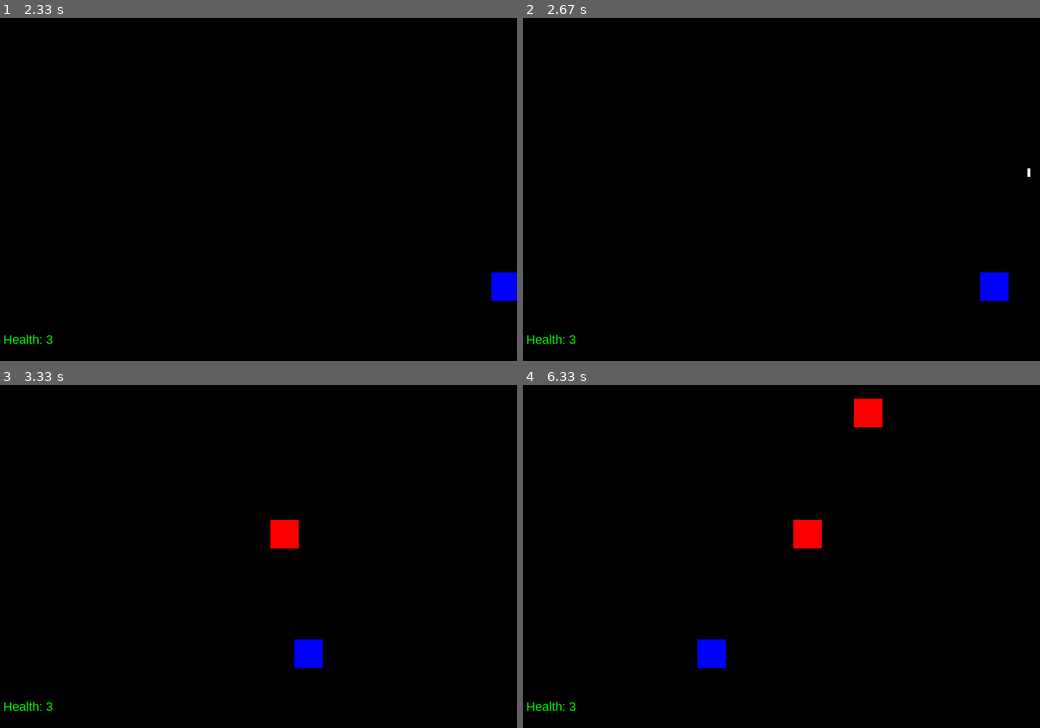
Above: before the commit, frames 1-4 (two rows, left to right).
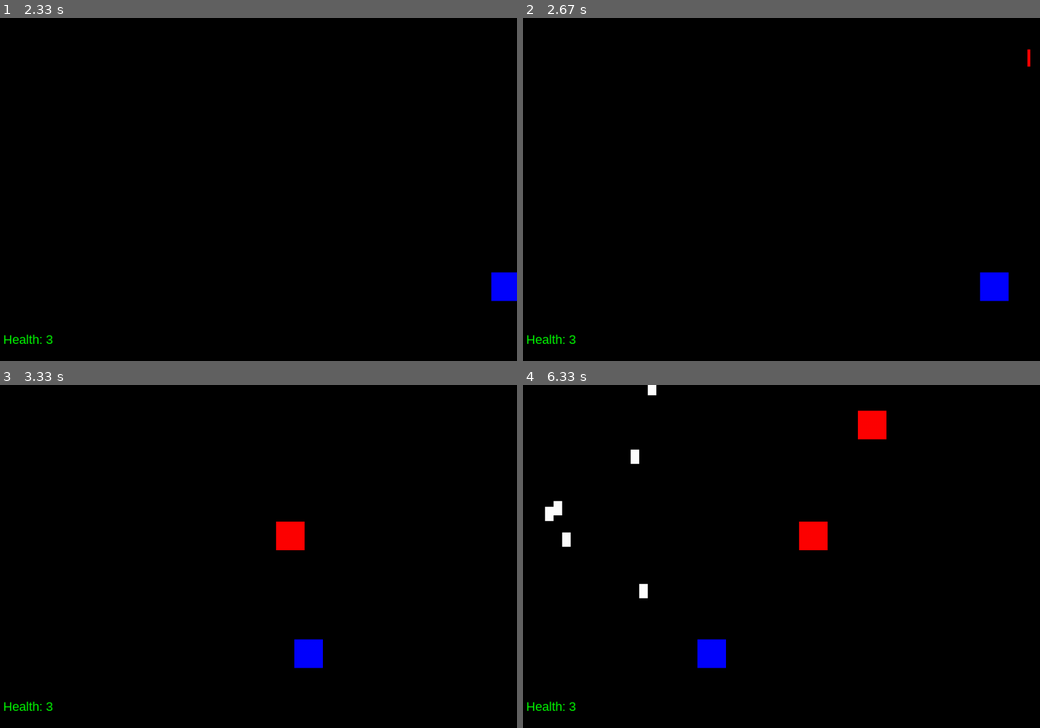
Above: after the commit, the same moments.

Repository: RuiSantinoFernandes/Joystik-Senior-Design
Game: pygame game, started from Starships/Starships.py
Two runs of this game, one before a commit and one after it. Both use one fixed random seed, a clock stepped at 60 frames per second and the inputs below.
Inputs:
- Up to frame 1 (2.33 s): hold Space 0.33-0.8 s; hold Right 0.33-0.8 s; tap Enter at 0.83 s; hold Right 1.17-1.63 s; hold Up 1.67-1.97 s; hold Right from 2 s (still down)
- Up to frame 2 (2.67 s): release Right at 2.47 s; hold Space from 2.5 s (still down); hold Left from 2.5 s (still down)
- Up to frame 3 (3.33 s): release Space at 3.03 s; release Left at 3.03 s; hold Left from 3.07 s (still down)
- Up to frame 4 (6.33 s): release Left at 3.6 s; hold Down 3.63-3.93 s; hold Enter 3.97-4.37 s; hold Left 3.97-4.37 s; tap Space at 4.4, 4.8, 5.1, 5.23, 5.63, 5.93 s; hold Left 4.73-5.13 s; hold Up 5.17-5.53 s; hold Right 5.57-6.2 s; tap Enter at 6.23 s

Frame 1 is identical in both runs. In frame 2, less than 0.1% of the frame differs, in the area x 97-99%, y 9-47%; in frame 3, 0.3%; in frame 4, 1.2%, in the area x 4-71%, y 0-63%.

Commit message:
adding different types of enemies and projectile sounds

Diff:
--- a/Starships/Classes.py
+++ b/Starships/Classes.py
@@ -5,9 +5,11 @@
 #creating colors
 BLUE = (0, 0, 255)
 RED = (255, 0, 0)
+PINK = (255, 192, 203)
 GREEN = (0, 255, 0)
 BLACK = (0, 0, 0)
 WHITE = (255, 255, 255)
+PURPLE = (128, 0, 128)
 
 #Other variables
 SCREEN_WIDTH = 1000
@@ -21,6 +23,8 @@
         #attributes for player ship
         self.health = 3
         self.ID = ID
+        self.proj_type = 'B'
+        self.can_shoot = 0
 
         #drawing simple blue square for player
         #note I will leave the different types of ships as colored rectangles for now
@@ -45,9 +49,9 @@
               if pressed_keys[K_RIGHT]:
                   self.rect.move_ip(15, 0)
 
-#Enemy class and children
-
-class Enemy_Ship(pygame.sprite.Sprite):
+#Types of enemies
+
+class Fighter(pygame.sprite.Sprite):
     def __init__(self, ID):
 
         #attributes for enemy_ship
@@ -55,6 +59,7 @@
         self.health = 1
         self.time_to_shoot = 0
         self.how_often_shoot = 100
+        self.proj_type = 'B'
         self.ID = ID
 
         #drawing simple red square for enemy
@@ -63,7 +68,7 @@
         self.image.fill(RED)
 
         self.rect = self.image.get_rect()
-        self.rect.center = (random.randint(0, SCREEN_WIDTH), random.randint(0, 300))
+        self.rect.center = (random.randint(25, SCREEN_WIDTH), random.randint(25, 300))
 
     def move(self):
         #we want to randomize enemy movement though not at 60 FPS
@@ -92,12 +97,104 @@
         else:
             self.time_to_shoot += 1
 
-
-
-
-
-
-#Bullet class and children
+class Tanker(pygame.sprite.Sprite):
+    def __init__(self, ID):
+
+        #attributes for enemy_ship
+        self.tick_adjuster = 0
+        self.health = 5
+        self.time_to_shoot = 0
+        self.how_often_shoot = 250
+        self.proj_type = 'R'
+        self.ID = ID
+
+        #drawing simple red square for enemy
+        super().__init__()
+        self.image = pygame.Surface([100, 100])
+        self.image.fill(PURPLE)
+
+        self.rect = self.image.get_rect()
+        self.rect.center = (random.randint(50, SCREEN_WIDTH), random.randint(50, 300))
+
+    def move(self):
+        #we want to randomize enemy movement though not at 60 FPS
+        #using an adjuster that slows down actual movement
+        if self.tick_adjuster >= 10:
+            #if we are at left bound we don't want to randomize movement
+            if self.rect.left <= 50:
+                self.rect.move_ip(100, 0)
+            #similiarly for right bound
+            elif self.rect.right >= SCREEN_WIDTH - 50:
+                self.rect.move_ip(-100, 0)
+            #randomizing either moving left and right
+            else:
+                speed = random.choice(ENEMY_MOVEMENT)
+                self.rect.move_ip(speed, 0)
+            self.tick_adjuster = 0
+
+        #else we add 1 tick
+        else:
+            self.tick_adjuster += 1
+
+        #similar concept for movement, we want enemies to shoot alot slower periodically than they move
+        if self.time_to_shoot >= self.how_often_shoot:
+            self.time_to_shoot = 0
+            return True
+        else:
+            self.time_to_shoot += 1
+
+class Zipper(pygame.sprite.Sprite):
+    def __init__(self, ID):
+
+        #attributes for enemy_ship
+        self.tick_adjuster = 0
+        self.health = 2
+        self.time_to_shoot = 0
+        self.how_often_shoot = 100
+        self.proj_type = 'L'
+        self.ID = ID
+
+        #drawing simple red square for enemy
+        super().__init__()
+        self.image = pygame.Surface([50, 50])
+        self.image.fill(PINK)
+
+        self.rect = self.image.get_rect()
+        self.rect.center = (random.randint(50, SCREEN_WIDTH), random.randint(50, 300))
+
+    def move(self):
+        #we want to randomize enemy movement though not at 60 FPS
+        #using an adjuster that slows down actual movement
+        if self.tick_adjuster >= 2:
+            #if we are at left bound we don't want to randomize movement
+            if self.rect.left <= 50:
+                self.rect.move_ip(100, 0)
+            #similiarly for right bound
+            elif self.rect.right >= SCREEN_WIDTH - 50:
+                self.rect.move_ip(-100, 0)
+            #randomizing either moving left and right
+            else:
+                speed = random.choice(ENEMY_MOVEMENT)
+                self.rect.move_ip(speed, 0)
+            self.tick_adjuster = 0
+
+        #else we add 1 tick
+        else:
+            self.tick_adjuster += 1
+
+        #similar concept for movement, we want enemies to shoot alot slower periodically than they move
+        if self.time_to_shoot >= self.how_often_shoot:
+            self.time_to_shoot = 0
+            return True
+        else:
+            self.time_to_shoot += 1
+
+
+
+
+
+
+#Types of projectiles
 
 class Bullet(pygame.sprite.Sprite):
 
@@ -125,3 +222,58 @@
         else:
             #normal bullets move in a straight line
             self.rect.move_ip(0, self.speed)
+
+
+class Laser(pygame.sprite.Sprite):
+
+    def __init__(self, ship_center, from_player = True):
+        #attributes for bullet
+        self.damage = .5
+        self.speed = 0
+        self.from_player = from_player
+        if from_player:
+            self.speed = -100
+        else:
+            self.speed = 100
+
+        #creating bullet
+        super().__init__()
+        self.image = pygame.Surface([5, 30])
+        self.image.fill(RED)
+        self.rect = self.image.get_rect()
+        self.rect.center = ship_center
+
+    def move(self):
+        #check to see if  is still on screen
+        if self.rect.y < 0 or self.rect.y > SCREEN_HEIGHT:
+            self.kill()
+        else:
+            #normal bullets move in a straight line
+            self.rect.move_ip(0, self.speed)
+
+class Rocket(pygame.sprite.Sprite):
+
+    def __init__(self, ship_center, from_player = True):
+        #attributes for bullet
+        self.damage = 3
+        self.speed = 0
+        self.from_player = from_player
+        if from_player:
+            self.speed = -10
+        else:
+            self.speed = 10
+
+        #creating bullet
+        super().__init__()
+        self.image = pygame.Surface([15, 25])
+        self.image.fill(WHITE)
+        self.rect = self.image.get_rect()
+        self.rect.center = ship_center
+
+    def move(self):
+        #check to see if  is still on screen
+        if self.rect.y < 0 or self.rect.y > SCREEN_HEIGHT:
+            self.kill()
+        else:
+            #normal bullets move in a straight line
+            self.rect.move_ip(0, self.speed)
--- a/Starships/Starships.py
+++ b/Starships/Starships.py
@@ -1,6 +1,6 @@
 import pygame, sys
 from pygame.locals import *
-import random, time, Classes
+import random, time, Classes, os
 
 
 #initializing game
@@ -24,6 +24,13 @@
 PLAYER_ID = 1
 ENEMY_ID = 5
 
+#creating different sounds for different projectiles
+sounds = 'sounds'
+bullet_sound = pygame.mixer.Sound(os.path.join(sounds, 'bullet_sound.wav'))
+laser_sound = pygame.mixer.Sound(os.path.join(sounds, 'laser_sound.wav'))
+rocket_sound = pygame.mixer.Sound(os.path.join(sounds, 'rocket_sound.wav'))
+
+
 #Creating black screen
 DISPLAYSURF = pygame.display.set_mode((SCREEN_WIDTH, SCREEN_HEIGHT))
 DISPLAYSURF.fill(BLACK)
@@ -34,21 +41,26 @@
 
 enemies = pygame.sprite.Group()
 players = pygame.sprite.Group()
-bullets = pygame.sprite.Group()
+projectiles = pygame.sprite.Group()
 all_sprites = pygame.sprite.Group()
 
-#setting up sprites
+#setting up player sprites
+#****will need to be changed once we add 2 player capability
 P1 = Classes.Player_Ship(PLAYER_ID)
 PLAYER_ID += 1
 all_sprites.add(P1)
 players.add(P1)
 
 
-#adding a new user event ****to be done
-ADD_ENEMY = pygame.USEREVENT + 1
-pygame.time.set_timer(ADD_ENEMY, 3000)
+#adding events, currently only spawning new enemies
+ADD_FIGHTER = pygame.USEREVENT + 1
+pygame.time.set_timer(ADD_FIGHTER, 3000)
+ADD_TANKER = pygame.USEREVENT + 2
+pygame.time.set_timer(ADD_TANKER, 12000)
+ADD_ZIPPER = pygame.USEREVENT + 3
+pygame.time.set_timer(ADD_ZIPPER, 20000)
 
-#adding functionality to display number of lives left
+#adding display for health left
 font = pygame.font.SysFont('arial', 22)
 health_text = font.render('Health: ' + str(P1.health), True, GREEN)
 
@@ -58,53 +70,103 @@
 
     #cycles throgh all events occuring
     for event in pygame.event.get():
+        #quits if we x out of game
         if event.type == QUIT:
             pygame.quit()
             sys.exit()
+        #catches if key is pressed
         if event.type == KEYDOWN:
+            #if space, player shoots
             if event.key == K_SPACE:
-                new_bullet = Classes.Bullet(P1.rect.center)
-                bullets.add(new_bullet)
-                all_sprites.add(new_bullet)
-        if event.type == ADD_ENEMY:
-            new_enemy = Classes.Enemy_Ship(ENEMY_ID)
+                new_proj = None
+                #creates projectile of current playernprojectile type and plays sound of type
+                if P1.proj_type == 'B':
+                    new_proj = Classes.Bullet(P1.rect.center)
+                    pygame.mixer.Sound.play(bullet_sound)
+                elif P1.proj_type == 'L':
+                    new_proj = Classes.Laser(P1.rect.center)
+                    pygame.mixer.Sound.play(laser_sound)
+                elif P1.proj_type == 'R':
+                    new_proj = Classes.Rocket(P1.rect.center)
+                    pygame.mixer.Sound.play(rocket_sound)
+
+                projectiles.add(new_proj)
+                all_sprites.add(new_proj)
+            #if enter, we know to change type of projectile (currently only cycles through)
+            if event.key == K_RETURN:
+                if P1.proj_type == 'B':
+                    P1.proj_type = 'L'
+                elif P1.proj_type == 'L':
+                    P1.proj_type = 'R'
+                else:
+                    P1.proj_type = 'B'
+        #catching when event timer runs out to add enemy of respective type
+        if event.type == ADD_FIGHTER:
+            new_enemy = Classes.Fighter(ENEMY_ID)
+            ENEMY_ID += 1
+            enemies.add(new_enemy)
+            all_sprites.add(new_enemy)
+        if event.type == ADD_TANKER:
+            new_enemy = Classes.Tanker(ENEMY_ID)
+            ENEMY_ID += 1
+            enemies.add(new_enemy)
+            all_sprites.add(new_enemy)
+        if event.type == ADD_ZIPPER:
+            new_enemy = Classes.Zipper(ENEMY_ID)
             ENEMY_ID += 1
             enemies.add(new_enemy)
             all_sprites.add(new_enemy)
 
 
     DISPLAYSURF.fill(BLACK)
+
+    #updating health
     DISPLAYSURF.blit(health_text, (100, 550))
 
+    #cycling through all sprites, handles movement of sprite irregardless of type
     for entity in all_sprites:
         DISPLAYSURF.blit(entity.image, entity.rect)
         shoot = entity.move()
+        #catches when move returns True if entity is projectile from enemy
+        #same logic as player projectile
         if shoot != None:
-            new_bullet = Classes.Bullet(entity.rect.center, False)
-            bullets.add(new_bullet)
-            all_sprites.add(new_bullet)
+            new_proj = None
+            if entity.proj_type == 'B':
+                new_proj = Classes.Bullet(entity.rect.center, False)
+                pygame.mixer.Sound.play(bullet_sound)
+            elif entity.proj_type == 'L':
+                new_proj = Classes.Laser(entity.rect.center, False)
+                pygame.mixer.Sound.play(laser_sound)
+            else:
+                new_proj = Classes.Rocket(entity.rect.center, False)
+                pygame.mixer.Sound.play(rocket_sound)
+            #adjusting speed of enemy projectiles to be half speed of its respective type
+            new_proj.speed /= 2
+            projectiles.add(new_proj)
+            all_sprites.add(new_proj)
 
-    #loops to figure out owner of bullet
-    for bullet in bullets:
+    #loops to figure out if projectile has collided with a ship and who is owner of proj
+    for proj in projectiles:
         #if from player we only want to consider collisions with enemy
-        if bullet.from_player:
+        if proj.from_player:
             for enemy in enemies:
-                if bullet.rect.colliderect(enemy.rect):
-                    if enemy.health <= 1:
+                if proj.rect.colliderect(enemy.rect):
+                    #if sub 0 health kill enemy
+                    if enemy.health - proj.damage <= 0:
                         enemy.kill()
                     else:
-                        enemy.health -= 1
-        #else only want to consider collisions with player
+                        enemy.health -= proj.damage
+        #if from enemy we only want to consider collisions with player
         else:
             for player in players:
-                if bullet.rect.colliderect(player.rect):
-                    #if on 1 health kill player
-                    if player.health <= 1:
+                if proj.rect.colliderect(player.rect):
+                    #if sub 0 health kill player
+                    if player.health - proj.damage <= 0:
                         health_text = font.render('Health: 0', True, GREEN)
                         player.kill()
                     #else just reduce
                     else:
-                        player.health -= 1
+                        player.health -= proj.damage
                         health_text = font.render('Health: ' + str(P1.health), True, GREEN)
 
 
Not shown, added: Starships/sounds/bullet_sound.wav
Not shown, added: Starships/sounds/laser_sound.wav
Not shown, added: Starships/sounds/rocket_sound.wav
